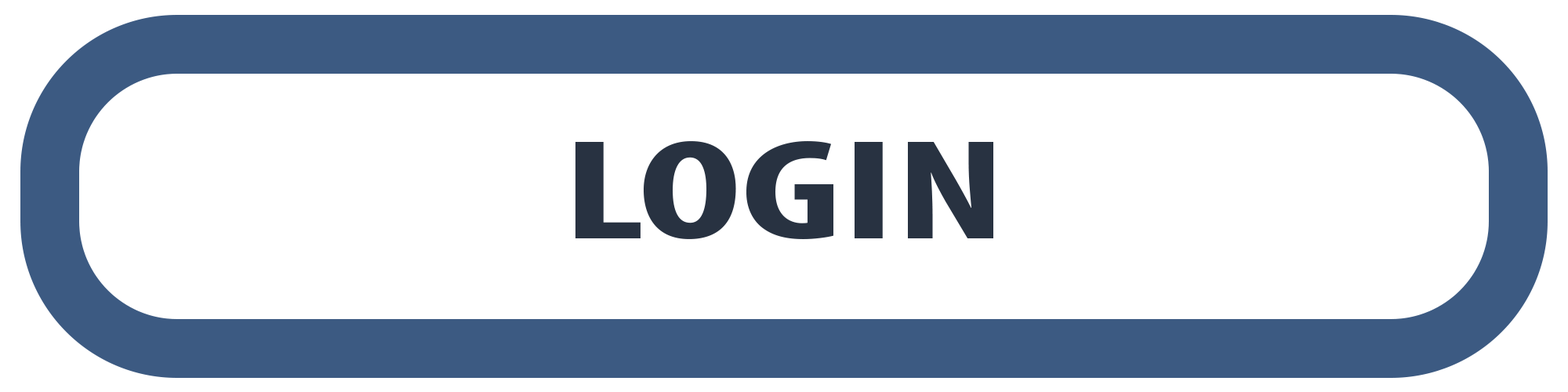
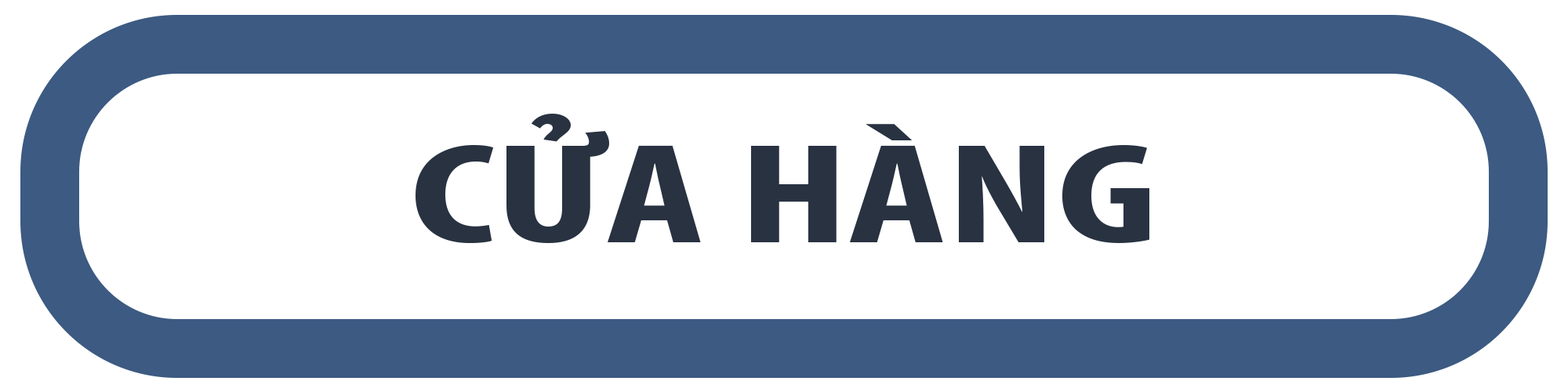
Comparing the layer stacks of the two w=1568, h=392 images. Changes:
renamed "LOGIN" to "CỬA HÀNG", painted on it over [415, 113, 1150, 244]
